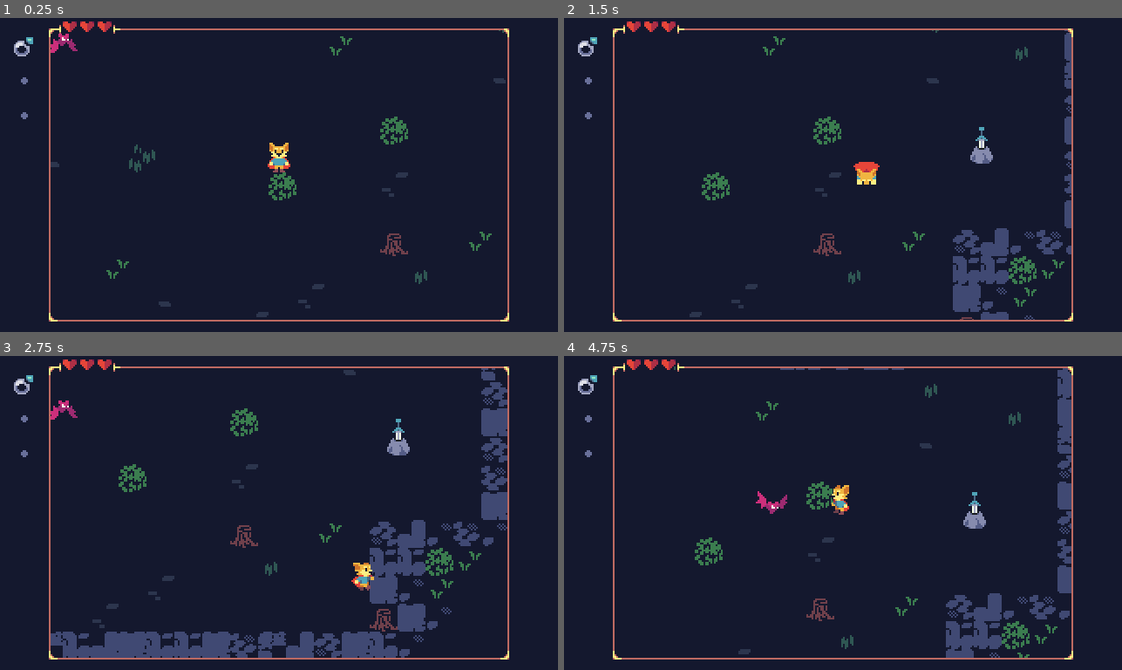
Above: before the commit, frames 1-4 (two rows, left to right).
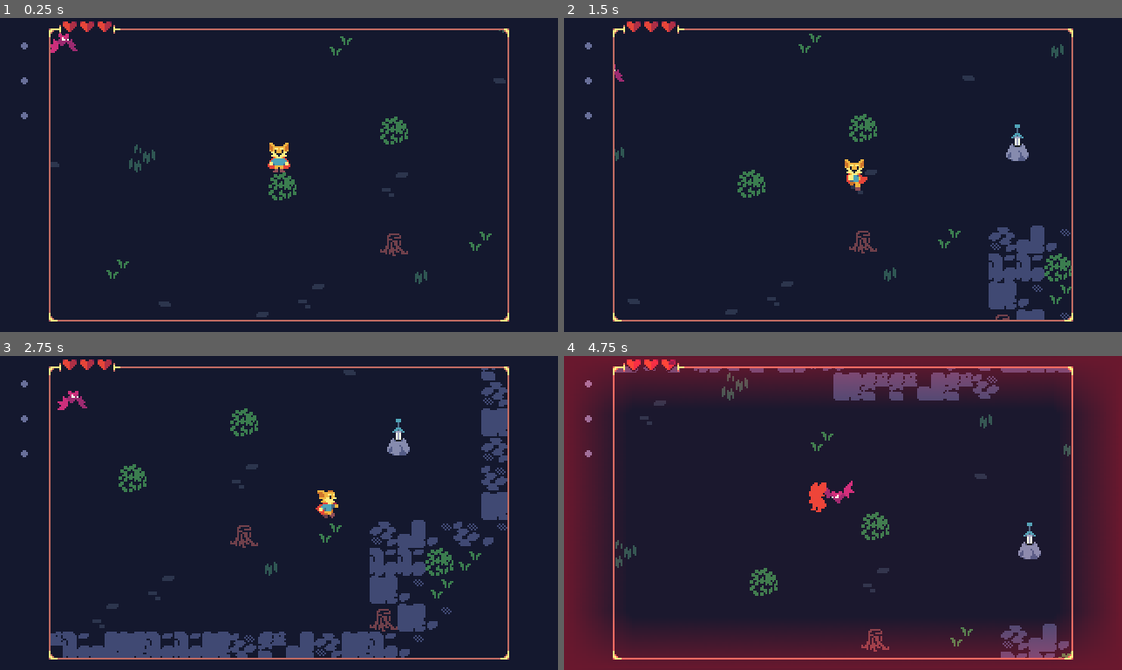
Above: after the commit, the same moments.

Repository: uheartbeast/retro-action-rpg
Game: Godot game, scene res://world.tscn
Two runs of this game, one before a commit and one after it. Both use one fixed random seed, a clock stepped at 60 frames per second and the inputs below.
Inputs (mouse positions are in pixels of both pictures, inside the frame that each line leads up to):
- Up to frame 1 (0.25 s): no input
- Up to frame 2 (1.5 s): move the mouse to (965, 159) at 0.52 s; hold Right (move_right) 0.53-1.28 s; hold Z (misc) 0.53-1.28 s; click (965, 159) at 0.67 s; tap X (roll) at 0.8, 1.35 s; move the mouse to (731, 190) at 1.27 s; hold Down (move_down) from 1.28 s (still down)
- Up to frame 3 (2.75 s): tap C (weapon) at 1.55 s; move the mouse to (334, 443) at 2.02 s; release Down (move_down) at 2.03 s; hold Right (move_right) from 2.03 s (still down); hold C (weapon) from 2.03 s (still down); tap Z (misc) at 2.3 s
- Up to frame 4 (4.75 s): move the mouse to (815, 575) at 2.77 s; release Right (move_right) at 2.78 s; release C (weapon) at 2.78 s; hold Up (move_up) 2.78-3.53 s; tap Z (misc) at 2.85, 4.55 s; click (815, 575) at 2.92 s; tap X (roll) at 3.05 s; move the mouse to (1010, 560) at 3.52 s; hold X (roll) 3.53-4.28 s; hold Left (move_left) from 3.53 s (still down); tap C (weapon) at 3.8, 4.35 s; move the mouse to (675, 465) at 4.27 s

The runs differ from the first frame. In frame 1, 0.1% of the frame differs, in the area x 2-6%, y 6-13%; in frame 2, 6.8%; in frame 3, 0.8%; in frame 4, 45%, in the area x 0-100%, y 0-100%.

Commit message:
102 - Actions UI Refactor P1

Diff:
--- a/hero/hero.gd
+++ b/hero/hero.gd
@@ -64,10 +64,10 @@
 	hurtbox.hurt.connect(take_hit)
 	stats.no_health.connect(queue_free)
 	motion_mode = MOTION_MODE_FLOATING
-	Events.request_new_action_one.connect(make_new_action_callable(move_state.request_roll))
-	Events.request_new_action_two.connect(make_new_action_callable(move_state.request_weapon))
-	Events.request_new_action_three.connect(make_new_action_callable(move_state.request_misc))
-	set_action_from_item(load("res://items/roll_ring_item.tres"), Events.request_new_action_one)
+	#Events.request_new_action_one.connect(make_new_action_callable(move_state.request_roll))
+	#Events.request_new_action_two.connect(make_new_action_callable(move_state.request_weapon))
+	#Events.request_new_action_three.connect(make_new_action_callable(move_state.request_misc))
+	#set_action_from_item(load("res://items/roll_ring_item.tres"), Events.request_new_action_one)
 
 func _physics_process(delta: float) -> void:
 	fsm.state.physics_process(delta)
--- a/ui/actions_ui.gd
+++ b/ui/actions_ui.gd
@@ -1,11 +1,26 @@
 class_name ActionsUI
 extends VBoxContainer
+
+var _action_item_indexes = [-1, -1, -1]
+
+signal item_index_changed(action_index)
 
 @onready var action_slot_ui_1: ActionSlotUI = %ActionSlotUI1
 @onready var action_slot_ui_2: ActionSlotUI = %ActionSlotUI2
 @onready var action_slot_ui_3: ActionSlotUI = %ActionSlotUI3
 
 func _ready() -> void:
-	Events.request_new_action_one.connect(action_slot_ui_1.set_action_item_index)
-	Events.request_new_action_two.connect(action_slot_ui_2.set_action_item_index)
-	Events.request_new_action_three.connect(action_slot_ui_3.set_action_item_index)
+	Events.request_new_action.connect(set_action)
+	item_index_changed.connect(update_action_slot_ui_item_index)
+
+func _set_action_item_index(action_index: int, new_item_index: int) -> void:
+	_action_item_indexes[action_index] = new_item_index
+	item_index_changed.emit(action_index)
+
+func set_action(action_index: int, new_item_index: int) -> void:
+	_set_action_item_index(action_index, new_item_index)
+
+func update_action_slot_ui_item_index(action_index: int) -> void:
+	var item_index: int = _action_item_indexes[action_index]
+	var action_slot_ui: = get_child(action_index) as ActionSlotUI
+	action_slot_ui.action_item_index = item_index
--- a/ui/hero_inventory_manager.gd
+++ b/ui/hero_inventory_manager.gd
@@ -13,8 +13,8 @@
 func _on_inventory_slot_selected(inventory_ui: InventoryUI, inventory_slot_ui: InventorySlotUI, event: InputEvent) -> void:
 	var slot_index: int = inventory_slot_ui.get_index()
 	if event.is_action("roll"):
-		Events.request_new_action_one.emit(slot_index)
+		Events.request_new_action.emit(0, slot_index)
 	if event.is_action("weapon"):
-		Events.request_new_action_two.emit(slot_index)
+		Events.request_new_action.emit(1, slot_index)
 	if event.is_action("misc"):
-		Events.request_new_action_three.emit(slot_index)
+		Events.request_new_action.emit(2, slot_index)
--- a/world_systems/events.gd
+++ b/world_systems/events.gd
@@ -5,6 +5,5 @@
 signal request_camera_limits(camera_limits: CameraLimits)
 signal request_camera_screenshake(amount: float, duration: float)
 signal request_description(title: String, description: String)
-signal request_new_action_one(action_slot_index: int)
-signal request_new_action_two(action_slot_index: int)
-signal request_new_action_three(action_slot_index: int)
+signal request_new_action(action_index: int, item_index: int)
+signal action_changed(action_index: int, item_index: int)
